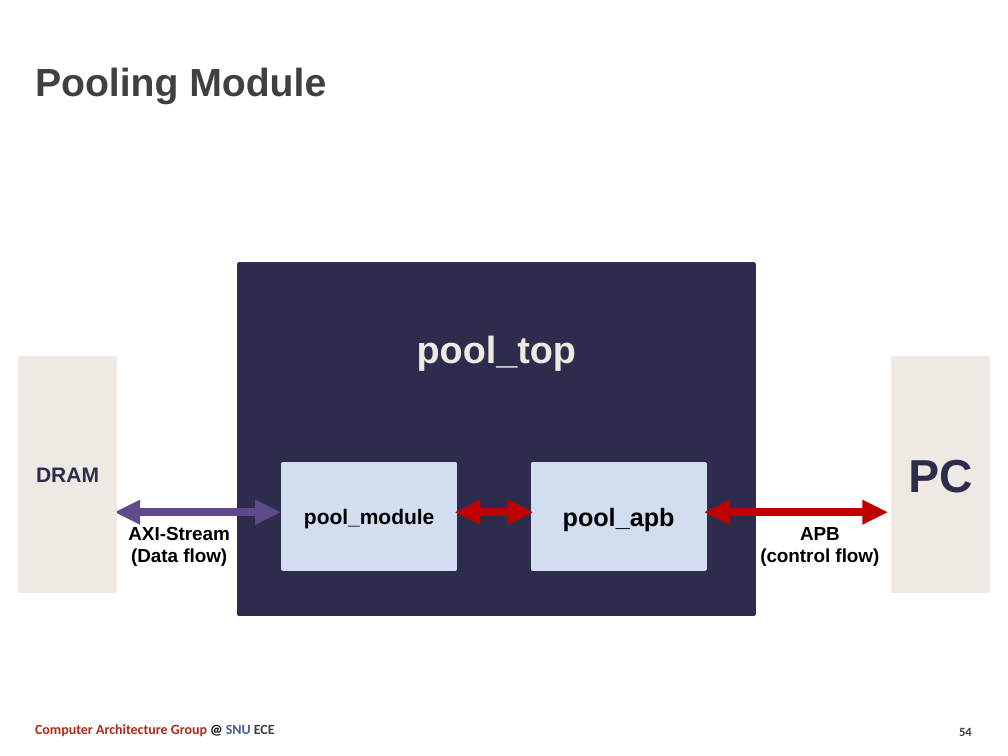
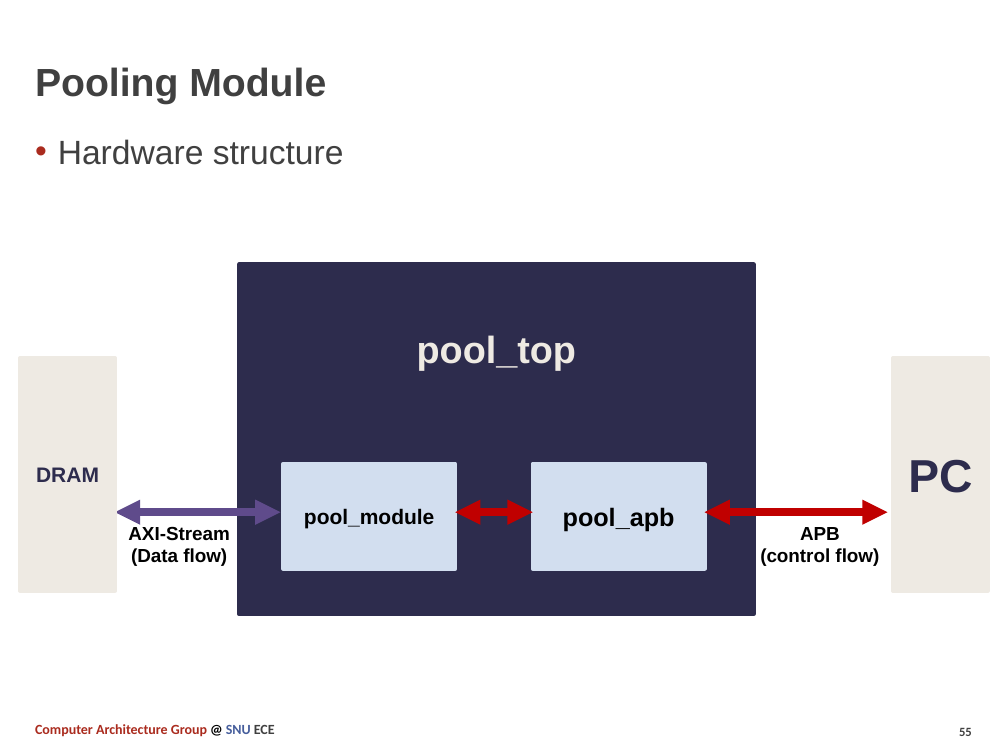
Before and after one commit to SNU-Comparch-Classes/ECE-315.A_2021_Fall_Final_Project, a slide deck: slide 55 of docs/Term_Project.pptx (slide 54 before the commit). Drawn at 1008x756 pixels with LibreOffice and Linux fonts; fonts in the diff are those of the drawing. Boxes give left, top, right and bottom in pixels: in the first picture for what was removed or moved away, otherwise in the second. Text is boxed around its words. In the diff, an @@ line names an element or a change of style, - is before the commit and + after.

```diff
--- a/docs/Term_Project.pptx
+++ b/docs/Term_Project.pptx
@@ text added at [58, 139, 344, 165], 24 pt, text #404040 @@
+• Hardware structure
@@ page number at [959, 728, 972, 736]: text changed @@
-54
+55
```
Also in this commit, not shown: 3 other slides changed, 1 slide added.
